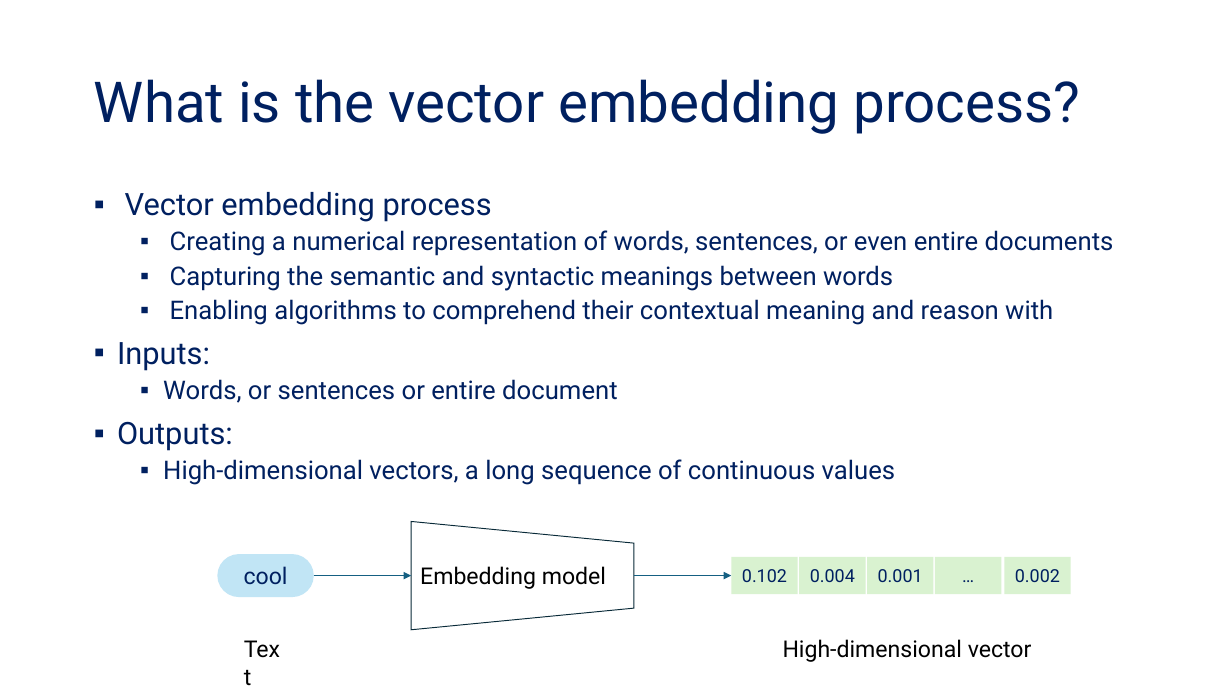
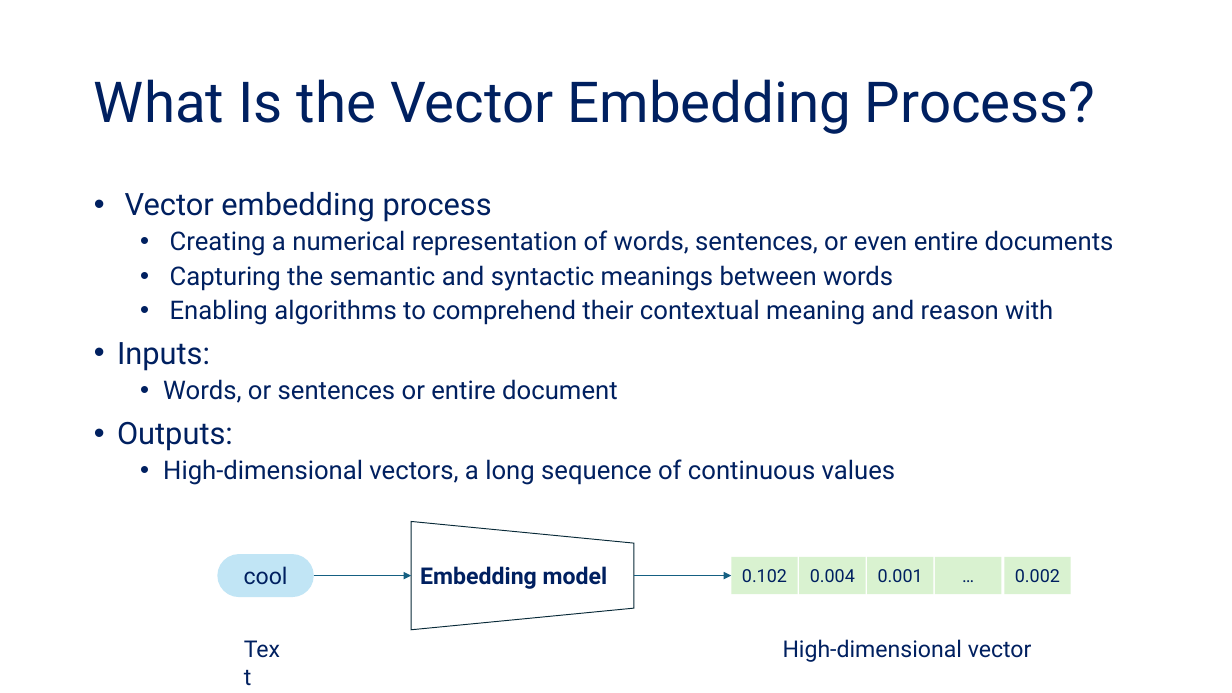
Before and after one commit to tanquangduong/transformer-pt, a slide deck: slide 23 of presentation/Transformer_Udemy/Udemy_P5_Components to build NLP web-applications with LLMs.pptx. Drawn at 1232x693 pixels with LibreOffice and Linux fonts; fonts in the diff are those of the drawing. Boxes give left, top, right and bottom in pixels: in the first picture for what was removed or moved away, otherwise in the second. Text is boxed around its words. In the diff, an @@ line names an element or a change of style, - is before the commit and + after.

```diff
--- a/presentation/Transformer_Udemy/Udemy_P5_Components to build NLP web-applications with LLMs.pptx
+++ b/presentation/Transformer_Udemy/Udemy_P5_Components to build NLP web-applications with LLMs.pptx
@@ title at bbox=[94, 79, 1096, 134]: text changed @@
-What is the vector embedding process?
+What Is the Vector Embedding Process?
@@ text "Vector embedding process" at bbox=[117, 192, 1114, 485]: bullet ▪ to • @@
@@ text "Embedding model" at bbox=[420, 566, 608, 589]: text colour #000000 to #002060, bold on @@
@@ text "Text" at bbox=[235, 630, 297, 667]: text colour #000000 to #002060 @@
@@ text "High-dimensional vector" at bbox=[783, 639, 1032, 662]: text colour #000000 to #002060 @@
```
Also in this commit, not shown: 46 other slides changed, 1 slide added, 5 other files.
